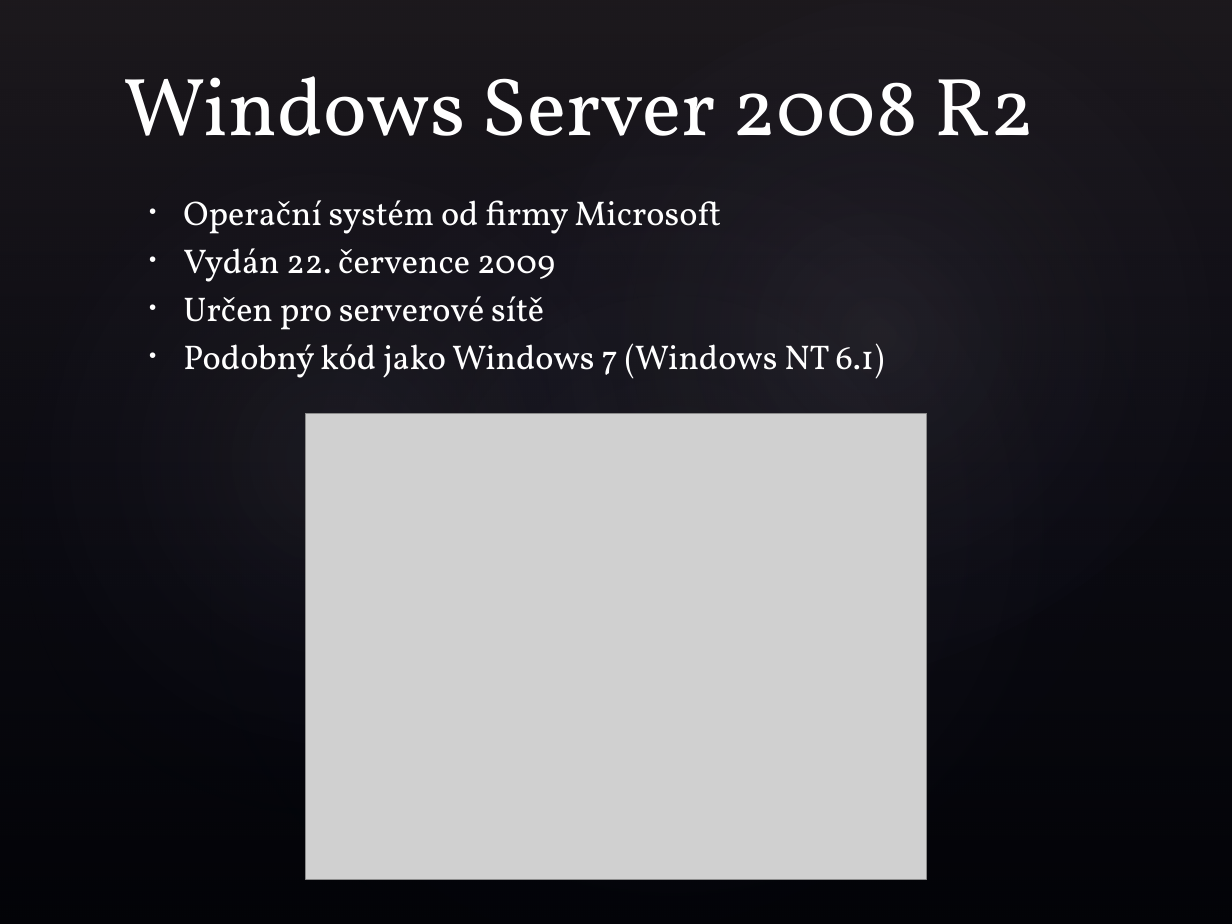
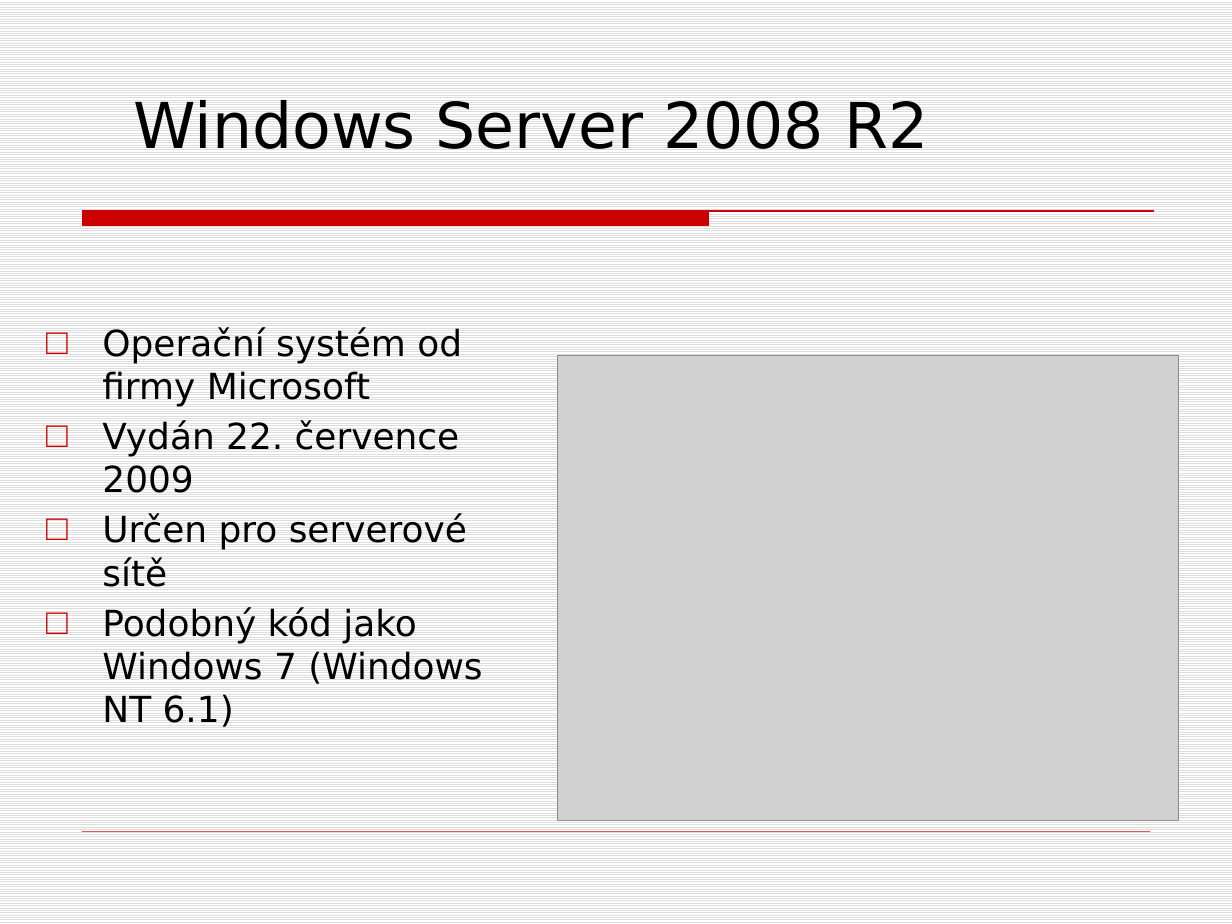
Before and after one commit to Petr8072/trida, a slide deck: slide 3 of Windows Server 2008 R2.pptx (slide 2 before the commit). Drawn at 1232x924 pixels with LibreOffice and Linux fonts; fonts in the diff are those of the drawing; grey boxes stand for pictures; background and template pictures are left out. Boxes give left, top, right and bottom in pixels: in the first picture for what was removed or moved away, otherwise in the second. Text is boxed around its words. In the diff, an @@ line names an element or a change of style, - is before the commit and + after.

```diff
--- a/Windows Server 2008 R2.pptx
+++ b/Windows Server 2008 R2.pptx
@@ background picture (left out) to pattern #DDDDDD on #FFFFFF @@
@@ rectangle removed at <box>0,0,1232,924</box> @@
@@ ellipse removed at <box>0,0,765,924</box> @@
@@ ellipse removed at <box>56,0,1232,924</box> @@
@@ ellipse removed at <box>338,0,1232,837</box> @@
@@ title "Windows Server 2008 R2": place and size @@
-title "Windows Server 2008 R2" at <box>124,76,1034,136</box>
+title "Windows Server 2008 R2" at <box>134,100,928,149</box>
@@ title "Windows Server 2008 R2" at <box>134,100,928,149</box>: size 48 to 37 pt, font Vollkorn to DejaVu Sans, text colour #FFFFFF to #000000 @@
@@ text "Operační systém od firmy Microsoft": place and size @@
-text "Operační systém od firmy Microsoft" at <box>183,200,885,379</box>
+text "Operační systém od firmy Microsoft" at <box>102,327,482,727</box>
@@ text "Operační systém od firmy Microsoft" at <box>102,327,482,727</box>: size 20 to 21 pt, font Vollkorn to DejaVu Sans, text colour #FFFFFF to #000000; bullet • to □ @@
@@ freeform shape added at <box>83,211,1154,225</box>, fill #CC0000, outline #CC0000 0.75 pt @@
@@ picture: place and size @@
-picture at <box>306,414,926,880</box>
+picture at <box>558,355,1179,821</box>
@@ line added from (83, 832) to (1149, 832), #CC0000 0.25 pt @@
```
Also in this commit, not shown: 12 other slides changed, 5 slides added, 3 slides removed.
